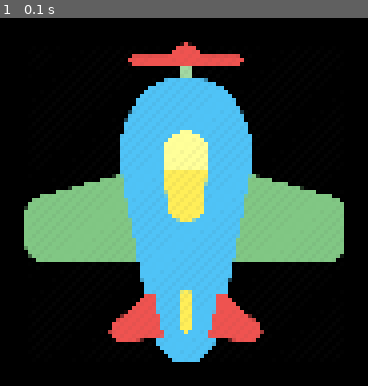
Above: before the commit, frame 1.
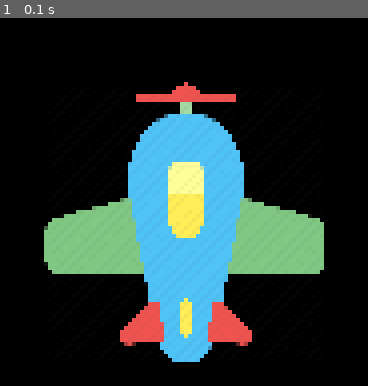
Above: after the commit, the same moment.

Repository: musekorea/Python-Pygame-PlaneShotting
Game: pygame game, started from index.py
Two runs of this game, one before a commit and one after it. Both use one fixed random seed, a clock stepped at 60 frames per second and the inputs below.
Inputs:
- Up to frame 1 (0.1 s): no input

The runs differ from the first frame. In frame 1, 16% of the frame differs, in the area x 6-94%, y 6-91%.

Commit message:
obj class

Diff:
--- a/index.py
+++ b/index.py
@@ -9,29 +9,50 @@
 pygame.display.set_caption(title)
 # 3. 게임 내 필요한 설정
 clock = pygame.time.Clock()
-plane = pygame.image.load("./plane2.png").convert_alpha()
-plane = pygame.transform.scale(plane, (80,80))
-plane_size_x, plane_size_y = plane.get_size()
-plane_x = round(size[0]/2-plane_size_x/2)
-plane_y = round(size[1]-plane_size_y-15)
-
 black = (0,0,0)
 white = (255,255,255)
+
+class Game_obj:
+  def __init(self):
+    self.x = 0 #좌표
+    self.y = 0
+
+  def put_img(self, path):
+    if path[-3:]=="png":
+      self.img = pygame.image.load(path).convert_alpha()
+    else:
+      self.img = pygame.image.load(path)
+    self.size_x, self.size_y = self.img.get_size()
+
+  def change_size(self, new_size_x, new_size_y):
+    self.img = pygame.transform.scale(self.img, (new_size_x,new_size_y))
+    self.size_x, self.size_y = self.img.get_size()
+
+  def show(self):
+    screen.blit(self.img, (self.x, self.y))
+
+plane = Game_obj()
+plane.put_img("./images/plane1.png")
+plane.change_size(70,70)
+plane.x = round(size[0]/2-plane.size_x/2)
+plane.y = round(size[1]-plane.size_y-15)
+
+
 # 4. 메인 이벤트
-switch = 0
-while switch==0:
+shut_down = 0
+while shut_down==0:
   # 4-1. FPS 설정
   clock.tick(60)
     # 4-2. 각종 입력 감지
   for event in pygame.event.get():
     if event.type == pygame.QUIT:
-      switch = 1
+      shut_down = 1
   # 4-3. 입력, 시간에 따른 변화
   # 4-4. 그리기
   screen.fill(black)
-  screen.blit(plane, (plane_x,plane_y))
+  plane.show()
 
   # 4-5. 렌더링
   pygame.display.flip()
 # 5. 게임 종료
-pygame.QUIT()
+pygame.quit()
Renamed: plane2.png -> images/plane1.png
Renamed: plane1.png -> temp/plane2.png
